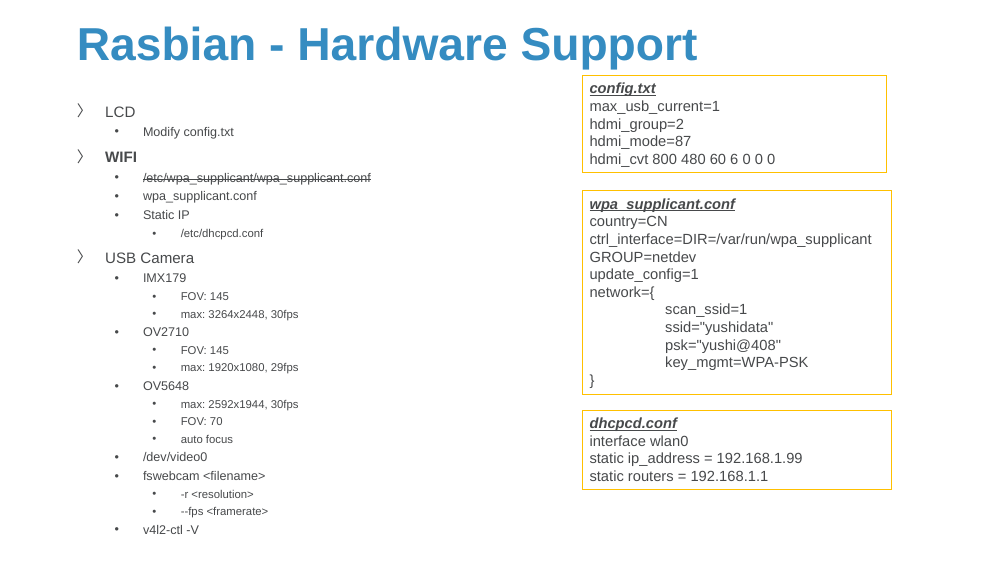
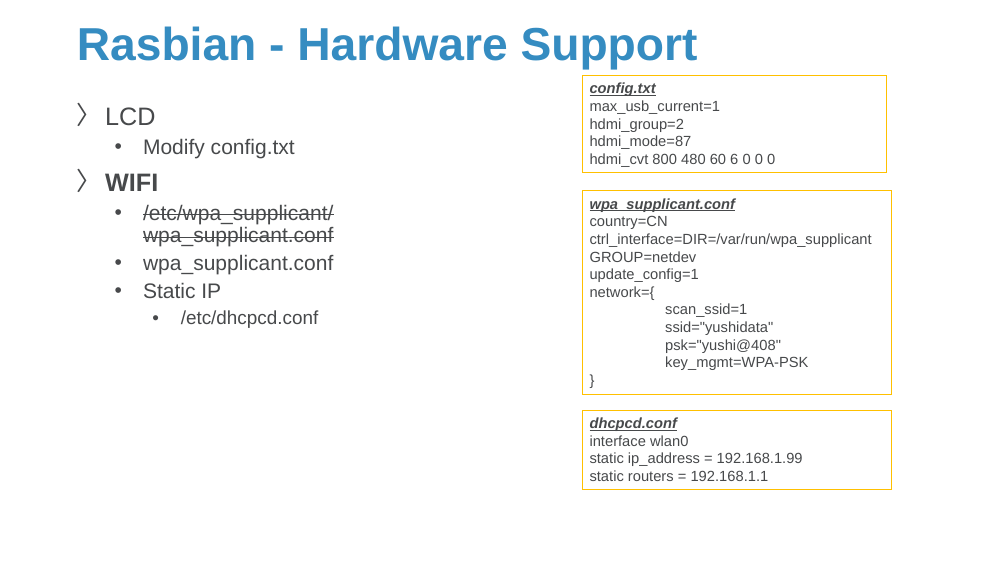
Before and after one commit to Sparks-Lu/TechNotes, a slide deck: slide 8 of Hardware/RaspberrySetup.pptx (slide 5 before the commit). Drawn at 1008x567 pixels with LibreOffice and Linux fonts; fonts in the diff are those of the drawing; background and template pictures are left out. Boxes give left, top, right and bottom in pixels: in the first picture for what was removed or moved away, otherwise in the second. Text is boxed around its words. In the diff, an @@ line names an element or a change of style, - is before the commit and + after.

```diff
--- a/Hardware/RaspberrySetup.pptx
+++ b/Hardware/RaspberrySetup.pptx
@@ text "LCD" at (x1=105, y1=107, x2=333, y2=328): size 14.4 to 24 pt in "LCD", "WIFI"; size 12 to 20 pt in "Modify config.txt", "/etc/wpa_supplicant/wpa_supplicant.conf", "wpa_supplicant.conf", "Static IP"; size 10.8 to 18 pt in "/etc/dhcpcd.conf" @@
@@ text at (x1=105, y1=252, x2=299, y2=534): paragraphs removed @@
-〉 USB Camera
-  • IMX179
-    • FOV: 145
-    • max: 3264x2448, 30fps
-  • OV2710
-    • FOV: 145
-    • max: 1920x1080, 29fps
-  • OV5648
-    • max: 2592x1944, 30fps
-    • FOV: 70
-    • auto focus
-  • /dev/video0
-  • fswebcam <filename>
-    • -r <resolution>
-    • --fps <framerate>
-  • v4l2-ctl -V
```
Also in this commit, not shown: 11 other slides changed, 8 slides added, 41 other files.
